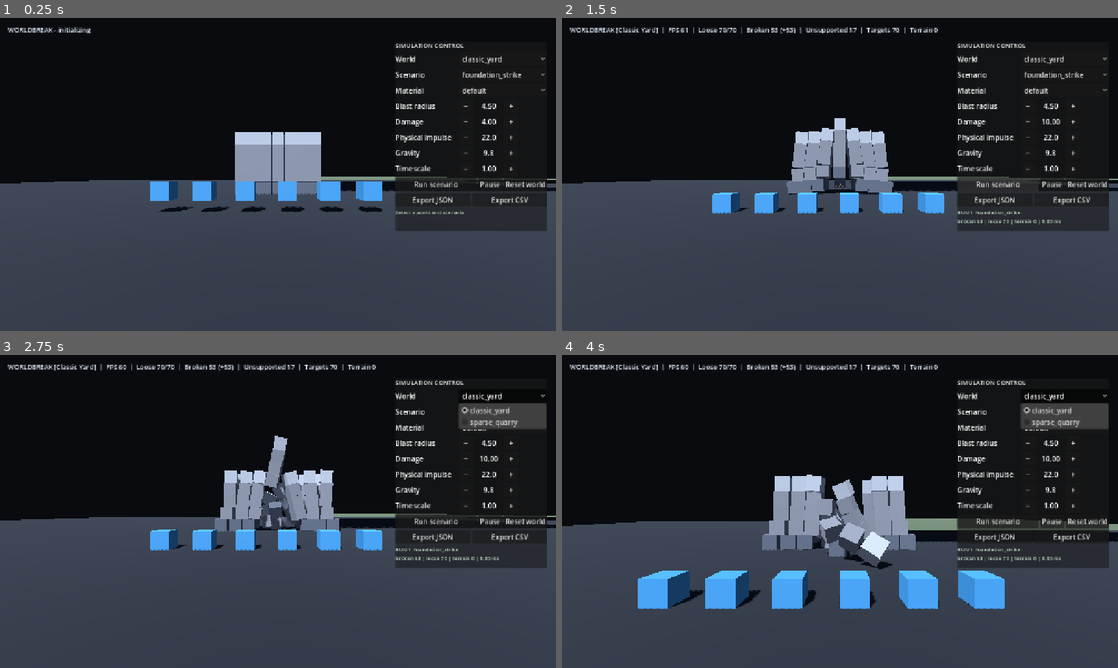
Above: before the commit, frames 1-4 (two rows, left to right).
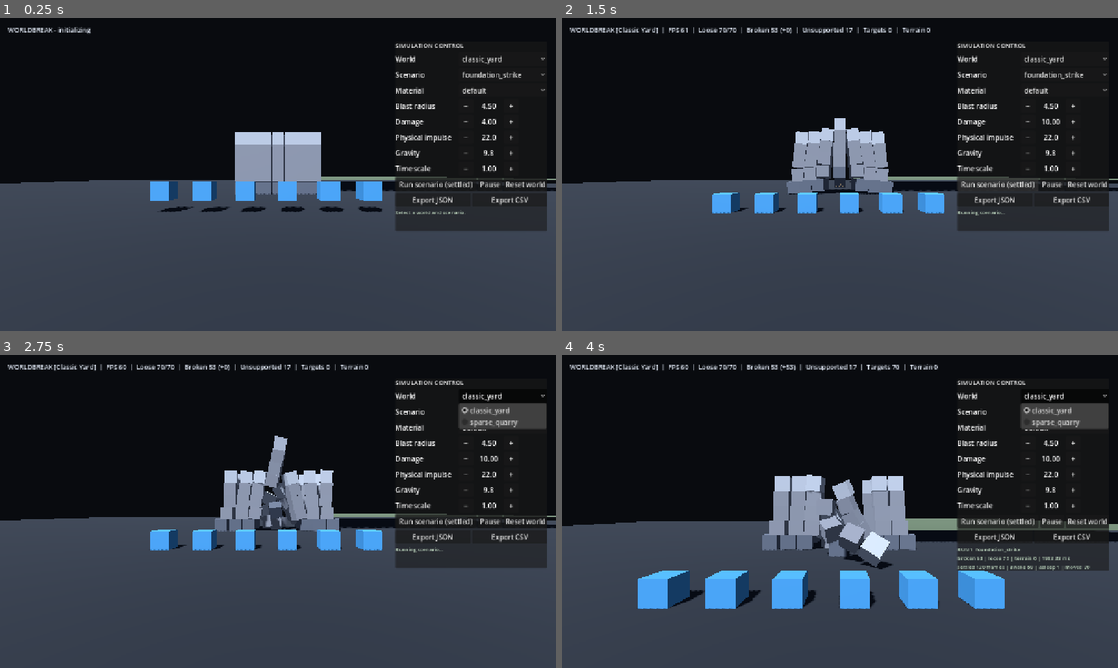
Above: after the commit, the same moments.

Repository: PanDuroDev/Idk
Game: Godot game, scene res://scenes/main.tscn
The game is run twice, just before and just after one commit, with the same random seed, the same clock (stepped at 60 frames per second) and the same inputs.
Inputs (mouse positions are in pixels of both pictures, inside the frame that each line leads up to):
- Up to frame 1 (0.25 s): no input
- Up to frame 2 (1.5 s): click "foundation_strike" at 0.5 s; click "Run scenario" (after the commit: "Run scenario (settled)") at 1.25 s
- Up to frame 3 (2.75 s): click "classic_yard" at 2 s
- Up to frame 4 (4 s): click "classic_yard" at 2.75 s; tap Enter at 3.5 s; move the mouse to (867, 511) at 3.52 s; hold W (move_forward) from 3.53 s (still down); hold F (trigger_impact) from 3.53 s (still down); tap Space (jump) at 3.77 s

The runs differ from the first frame. In frame 1, 0.2% of the frame differs, in the area x 71-85%, y 52-55%; in frame 2, 0.7%; in frame 3, 0.7%, in the area x 40-90%, y 2-66%; in frame 4, 0.5%.

Commit message:
feat(phase-5): add settled-outcome experiment runs
Record post-impact physics state after a bounded settle window instead of
only the instant damage result. Keep the synchronous run path for
compatibility and extend history, CSV, panel, tests, and docs.

Diff:
--- a/scripts/experiment_history.gd
+++ b/scripts/experiment_history.gd
@@ -11,7 +11,8 @@
 	"material_override_id", "material_profile_ids",
 	"impact_x", "impact_y", "impact_z", "blast_radius", "blast_damage",
 	"blast_impulse", "blast_upward_bias", "gravity", "time_scale",
-	"broken", "released", "terrain_edits", "elapsed_usec", "fps_sample"
+	"broken", "released", "active_loose", "sleeping_loose", "moved_fragments",
+	"settle_frames", "settled", "terrain_edits", "elapsed_usec", "fps_sample"
 ]
 
 var _runs: Array[Dictionary] = []
@@ -55,6 +56,7 @@
 		"latest_run_index": int(latest.get("run_index", 0)),
 		"broken_delta": int(latest.get("broken", 0)) - int(previous.get("broken", 0)),
 		"released_delta": int(latest.get("released", 0)) - int(previous.get("released", 0)),
+		"moved_fragments_delta": int(latest.get("moved_fragments", 0)) - int(previous.get("moved_fragments", 0)),
 		"terrain_edit_delta": int(latest.get("terrain_edits", 0)) - int(previous.get("terrain_edits", 0)),
 		"elapsed_usec_delta": int(latest.get("elapsed_usec", 0)) - int(previous.get("elapsed_usec", 0))
 	}
@@ -99,6 +101,11 @@
 			str(run.get("time_scale", 1.0)),
 			str(run.get("broken", 0)),
 			str(run.get("released", 0)),
+			str(run.get("active_loose", 0)),
+			str(run.get("sleeping_loose", 0)),
+			str(run.get("moved_fragments", 0)),
+			str(run.get("settle_frames", 0)),
+			str(run.get("settled", false)),
 			str(run.get("terrain_edits", 0)),
 			str(run.get("elapsed_usec", 0)),
 			str(run.get("fps_sample", 0.0))
--- a/scripts/main.gd
+++ b/scripts/main.gd
@@ -312,17 +312,57 @@
 
 
 func run_scenario(scenario_id: StringName) -> Dictionary:
+	var prepared: Dictionary = _prepare_scenario_run(scenario_id)
+	if not prepared["ok"]:
+		return {"ok": false, "errors": prepared["errors"], "run": {}}
+	var metrics: Dictionary = _apply_scenario_impact(prepared["scenario"], prepared["impact"])
+	metrics["active_loose"] = _get_active_loose_count()
+	metrics["sleeping_loose"] = _get_sleeping_loose_count()
+	metrics["moved_fragments"] = 0
+	var run: Dictionary = _record_run(prepared["scenario"], prepared["impact"], metrics, {})
+	return {"ok": true, "errors": prepared["errors"], "run": run}
+
+
+func run_scenario_settled(scenario_id: StringName, settle_frames: int = 120) -> Dictionary:
+	var prepared: Dictionary = _prepare_scenario_run(scenario_id)
+	if not prepared["ok"]:
+		await get_tree().process_frame
+		return {"ok": false, "errors": prepared["errors"], "run": {}}
+	var scenario: ExperimentScenarioScript = prepared["scenario"]
+	var impact: Vector3 = prepared["impact"]
+	var snapshot: Dictionary = _capture_fragment_positions()
+	var started_usec: int = Time.get_ticks_usec()
+	var metrics: Dictionary = _apply_scenario_impact(scenario, impact)
+	var frames: int = clampi(settle_frames, 1, 600)
+	for _frame in range(frames):
+		await get_tree().physics_frame
+		if not is_inside_tree():
+			return {"ok": false, "errors": ["Scene left the tree during settle."], "run": {}}
+	metrics["elapsed_usec"] = Time.get_ticks_usec() - started_usec
+	metrics["active_loose"] = _get_active_loose_count()
+	metrics["sleeping_loose"] = _get_sleeping_loose_count()
+	metrics["moved_fragments"] = _count_moved_fragments(snapshot)
+	var run: Dictionary = _record_run(
+		scenario,
+		impact,
+		metrics,
+		{"settled": true, "settle_frames": frames}
+	)
+	return {"ok": true, "errors": prepared["errors"], "run": run}
+
+
+func _prepare_scenario_run(scenario_id: StringName) -> Dictionary:
 	var errors: Array[String] = load_scenario(scenario_id)
 	if not errors.is_empty():
 		_set_status("SCENARIO FAILED\n" + "\n".join(errors))
-		return {"ok": false, "errors": errors, "run": {}}
+		return {"ok": false, "errors": errors, "scenario": null, "impact": Vector3.ZERO}
 	set_simulation_paused(false)
 	var scenario: ExperimentScenarioScript = _active_scenario
 	var target: Node3D = _structure if scenario.target_kind == &"structure" else _terrain
 	if not is_instance_valid(target):
 		var missing: Array[String] = ["Scenario target '%s' is not resident." % String(scenario.target_kind)]
 		_set_status("SCENARIO FAILED\n" + "\n".join(missing))
-		return {"ok": false, "errors": missing, "run": {}}
+		return {"ok": false, "errors": missing, "scenario": null, "impact": Vector3.ZERO}
 
 	# Reset through the existing sync paths so the run starts from the same state.
 	if is_instance_valid(_structure):
@@ -334,8 +374,15 @@
 	_pending_blasts.clear()
 	_last_broken_count = 0
 	_last_affected_count = 0
-
-	var impact: Vector3 = target.global_position + scenario.impact_offset
+	return {
+		"ok": true,
+		"errors": errors,
+		"scenario": scenario,
+		"impact": target.global_position + scenario.impact_offset
+	}
+
+
+func _apply_scenario_impact(scenario: ExperimentScenarioScript, impact: Vector3) -> Dictionary:
 	var started_usec: int = Time.get_ticks_usec()
 	var broken: int = 0
 	var released: int = 0
@@ -358,7 +405,20 @@
 	)
 	_total_impacts += 1
 	_spawn_blast_flash(impact)
-
+	return {
+		"broken": broken,
+		"released": released,
+		"terrain_edits": terrain_edits,
+		"elapsed_usec": elapsed_usec
+	}
+
+
+func _record_run(
+	scenario: ExperimentScenarioScript,
+	impact: Vector3,
+	metrics: Dictionary,
+	extra: Dictionary
+) -> Dictionary:
 	var building_id: StringName = &""
 	var material_ids: Array[String] = []
 	if is_instance_valid(_structure):
@@ -385,17 +445,61 @@
 		},
 		"gravity": _simulation_gravity,
 		"time_scale": Engine.time_scale,
-		"broken": broken,
-		"released": released,
-		"terrain_edits": terrain_edits,
-		"elapsed_usec": elapsed_usec,
+		"broken": int(metrics.get("broken", 0)),
+		"released": int(metrics.get("released", 0)),
+		"active_loose": int(metrics.get("active_loose", 0)),
+		"sleeping_loose": int(metrics.get("sleeping_loose", 0)),
+		"moved_fragments": int(metrics.get("moved_fragments", 0)),
+		"settled": bool(extra.get("settled", false)),
+		"settle_frames": int(extra.get("settle_frames", 0)),
+		"terrain_edits": int(metrics.get("terrain_edits", 0)),
+		"elapsed_usec": int(metrics.get("elapsed_usec", 0)),
 		"fps_sample": Engine.get_frames_per_second()
 	})
-	_last_broken_count = broken
-	_last_affected_count = released
+	_last_broken_count = int(metrics.get("broken", 0))
+	_last_affected_count = int(metrics.get("released", 0))
 	_set_status(_format_run_summary(run))
 	_refresh_simulation_controls()
-	return {"ok": true, "errors": errors, "run": run}
+	return run
+
+
+func _get_active_loose_count() -> int:
+	if not is_instance_valid(_structure):
+		return 0
+	return int(_structure.call("get_active_loose_fragment_count"))
+
+
+func _get_sleeping_loose_count() -> int:
+	if not is_instance_valid(_structure):
+		return 0
+	return int(_structure.call("get_sleeping_loose_fragment_count"))
+
+
+func _capture_fragment_positions() -> Dictionary:
+	var positions: Dictionary = {}
+	if not is_instance_valid(_structure):
+		return positions
+	for child in _structure.get_children():
+		var body := child as RigidBody3D
+		if body != null:
+			positions[body.get_instance_id()] = body.global_position
+	return positions
+
+
+func _count_moved_fragments(snapshot: Dictionary) -> int:
+	if snapshot.is_empty() or not is_instance_valid(_structure):
+		return 0
+	var moved: int = 0
+	for child in _structure.get_children():
+		var body := child as RigidBody3D
+		if body == null:
+			continue
+		var previous: Variant = snapshot.get(body.get_instance_id())
+		if previous == null:
+			continue
+		if body.global_position.distance_to(previous) > 0.05:
+			moved += 1
+	return moved
 
 
 func reset_simulation() -> void:
@@ -434,10 +538,18 @@
 		float(run.get("elapsed_usec", 0)) / 1000.0
 	]
 	if comparison["has_comparison"]:
-		summary += "\nvs run %d: broken %+d | time %+d us" % [
+		summary += "\nvs run %d: broken %+d | moved %+d | time %+d us" % [
 			int(comparison["previous_run_index"]),
 			int(comparison["broken_delta"]),
+			int(comparison.get("moved_fragments_delta", 0)),
 			int(comparison["elapsed_usec_delta"])
+		]
+	if bool(run.get("settled", false)):
+		summary += "\nsettled %d frames | awake %d | asleep %d | moved %d" % [
+			int(run.get("settle_frames", 0)),
+			int(run.get("active_loose", 0)),
+			int(run.get("sleeping_loose", 0)),
+			int(run.get("moved_fragments", 0))
 		]
 	return summary
 
@@ -957,8 +1069,8 @@
 	layout.add_child(action_row)
 
 	var run_button := Button.new()
-	run_button.text = "Run scenario"
-	run_button.tooltip_text = "Reset the world and apply the selected scenario at its fixed anchor"
+	run_button.text = "Run scenario (settled)"
+	run_button.tooltip_text = "Reset the world, apply the selected scenario, and record the outcome after 120 physics frames"
 	run_button.size_flags_horizontal = Control.SIZE_EXPAND_FILL
 	run_button.pressed.connect(_run_selected_scenario)
 	action_row.add_child(run_button)
@@ -1090,7 +1202,8 @@
 func _run_selected_scenario() -> void:
 	if not is_instance_valid(_scenario_option) or _scenario_option.selected < 0:
 		return
-	run_scenario(_scenario_option.get_item_metadata(_scenario_option.selected))
+	_set_status("Running scenario...")
+	await run_scenario_settled(_scenario_option.get_item_metadata(_scenario_option.selected))
 
 
 func _export_history(path: String) -> void:
--- a/tests/phase5/simulation_tools_test.gd
+++ b/tests/phase5/simulation_tools_test.gd
@@ -138,6 +138,24 @@
 		_fail("Run comparison did not report a repeatable broken count")
 		return
 
+	var settled: Dictionary = await main.call("run_scenario_settled", &"foundation_strike", 20)
+	if not settled["ok"]:
+		_fail("Settled foundation run failed: %s" % "\n".join(settled["errors"]))
+		return
+	var settled_run: Dictionary = settled["run"]
+	if not bool(settled_run.get("settled", false)) or int(settled_run.get("settle_frames", 0)) != 20:
+		_fail("Settled run did not record its bounded settle window")
+		return
+	if int(settled_run.get("broken", 0)) <= 0:
+		_fail("Settled run did not break structure fragments")
+		return
+	if int(settled_run.get("active_loose", -1)) < 0 or int(settled_run.get("sleeping_loose", -1)) < 0 or int(settled_run.get("moved_fragments", -1)) < 0:
+		_fail("Settled run did not capture post-impact physics state")
+		return
+	if int(main.call("get_experiment_history").get_run_count()) != 3:
+		_fail("Settled run was not recorded in history")
+		return
+
 	var terrain_result: Dictionary = main.call("run_scenario", &"terrain_crater")
 	if not terrain_result["ok"]:
 		_fail("Terrain scenario run failed: %s" % "\n".join(terrain_result["errors"]))
@@ -181,7 +199,7 @@
 	if not (parsed is Dictionary) or String(parsed.get("format", "")) != "worldbreak.experiment-history":
 		_fail("JSON export did not contain the versioned history schema")
 		return
-	if (parsed.get("runs", []) as Array).size() != 3:
+	if (parsed.get("runs", []) as Array).size() != 4:
 		_fail("JSON export did not include every recorded run")
 		return
 
@@ -190,11 +208,11 @@
 		_fail("CSV export failed: %s" % "\n".join(csv_result["errors"]))
 		return
 	var csv_lines: PackedStringArray = FileAccess.get_file_as_string(CSV_PATH).split("\n", false)
-	if csv_lines.size() != 4 or not String(csv_lines[0]).begins_with("run_index,scenario_id,world_id"):
+	if csv_lines.size() != 5 or not String(csv_lines[0]).begins_with("run_index,scenario_id,world_id"):
 		_fail("CSV export did not contain a header and one row per run")
 		return
-	if not String(csv_lines[0]).contains("impact") or not String(csv_lines[0]).contains("material_profile_ids") or not String(csv_lines[3]).contains("terrain_crater"):
-		_fail("CSV export is missing impact, material, or scenario fields")
+	if not String(csv_lines[0]).contains("impact") or not String(csv_lines[0]).contains("material_profile_ids") or not String(csv_lines[0]).contains("settle_frames") or not String(csv_lines[4]).contains("terrain_crater"):
+		_fail("CSV export is missing impact, material, settle, or scenario fields")
 		return
 
 	var bad_export: Dictionary = main.call("export_experiment_history", "user://phase5_runs.txt")
@@ -224,7 +242,7 @@
 
 	DirAccess.remove_absolute(ProjectSettings.globalize_path(JSON_PATH))
 	DirAccess.remove_absolute(ProjectSettings.globalize_path(CSV_PATH))
-	print("WORLDBREAK_SIMULATION_TOOLS_OK: scenarios=3; run=passed; repeat=passed; comparison=passed; terrain=passed; reset=passed; export=passed; validation=passed")
+	print("WORLDBREAK_SIMULATION_TOOLS_OK: scenarios=3; run=passed; repeat=passed; settled=passed; comparison=passed; terrain=passed; reset=passed; export=passed; validation=passed")
 	quit(0)
 
 
Not shown, changed: docs/MANUAL_WINDOWS_VALIDATION.md
Not shown, changed: docs/PROJECT_STATUS.md
Not shown, changed: docs/ROADMAP.md
Not shown, changed: docs/TECHNICAL_DIRECTION.md
Not shown, changed: docs/WORK_LOG.md
